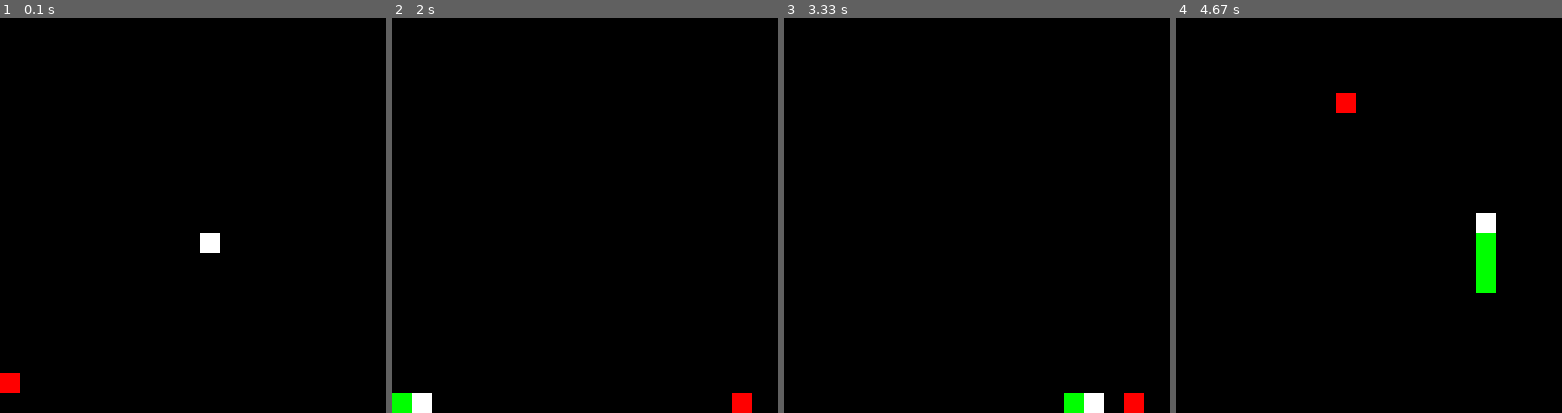
Above: before the commit, frames 1-4 (left to right).
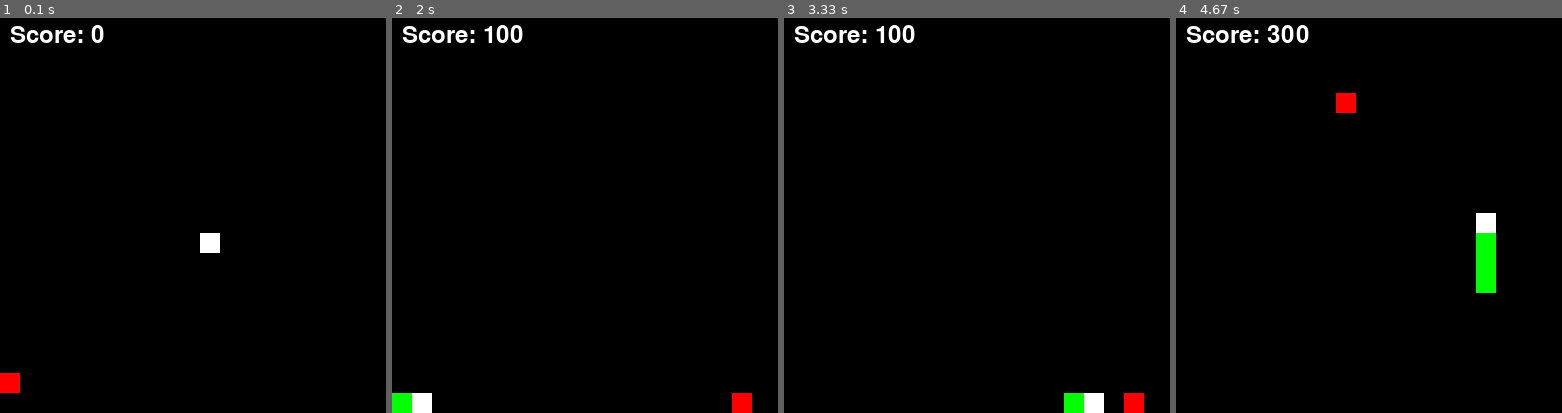
Above: after the commit, the same moments.

Repository: aaasco/pygame_snake
Game: pygame game, started from snake.py
Two runs of this game, one before a commit and one after it. Both use one fixed random seed, a clock stepped at 60 frames per second and the inputs below.
Inputs:
- Up to frame 1 (0.1 s): no input
- Up to frame 2 (2 s): no input
- Up to frame 3 (3.33 s): no input
- Up to frame 4 (4.67 s): no input

The runs differ from the first frame. In frame 1, 0.5% of the frame differs, in the area x 2-27%, y 1-7%; in frame 2, 0.7%; in frame 3, 0.7%; in frame 4, 0.7%, in the area x 2-35%, y 1-7%.

Commit message:
Ajout score, game over & you win
Score limité à 2500, diminution de la vitesse du snake à 5 au lieu de 10

Diff:
--- a/snake.py
+++ b/snake.py
@@ -18,17 +18,18 @@
 GREEN = (0, 255, 0)
 RED = (255, 0, 0)
 
+# Initialisation du jeu
+pygame.init()
+screen = pygame.display.set_mode((WIDTH, HEIGHT))
+pygame.display.set_caption('Snake Game')
+font = pygame.font.Font(None, 36)
+
 def init_game():
-    pygame.init()
-    screen = pygame.display.set_mode((WIDTH, HEIGHT))
-    pygame.display.set_caption('Snake Game')
-
     snake = [(GRID_SIZE // 2, GRID_SIZE // 2)]
     direction = random.choice([UP, DOWN, LEFT, RIGHT])
     food = generate_food(snake)
     score = 0
     running = True
-
     return screen, snake, direction, food, score, running
 
 def generate_food(snake):
@@ -53,13 +54,13 @@
 
     if new_head == food:
         food = generate_food(snake)
-        score += 1
+        score += 100
     else:
         snake.pop()
 
     return snake, food, score, running
 
-def draw(screen, snake, food):
+def draw(screen, snake, food, score, message):
     screen.fill(BLACK)
 
     # Dessiner le serpent
@@ -74,8 +75,17 @@
     fx, fy = food
     pygame.draw.rect(screen, RED, pygame.Rect(fx * CELL_SIZE, fy * CELL_SIZE, CELL_SIZE, CELL_SIZE))
 
+    # Afficher le score
+    score_text = font.render(f"Score: {score}", True, WHITE)
+    screen.blit(score_text, (10, 10))
+
+    # Afficher le message
+    if message:
+        message_text = font.render(message, True, WHITE)
+        text_rect = message_text.get_rect(center=(WIDTH // 2, HEIGHT // 2))
+        screen.blit(message_text, text_rect)
+
     pygame.display.flip()
-
 
 def get_best_move(snake, food):
     head_x, head_y = snake[0]
@@ -115,17 +125,27 @@
 def run():
     screen, snake, direction, food, score, running = init_game()
     clock = pygame.time.Clock()
+    message = ""
 
-    while running:
+    while True:
         for event in pygame.event.get():
             if event.type == pygame.QUIT:
+                pygame.quit()
+                return
+            elif event.type == pygame.KEYDOWN and event.key == pygame.K_SPACE and not running:
+                screen, snake, direction, food, score, running = init_game()
+                message = ""
+
+        if running:
+            snake, direction, food, score, running = ai_move(snake, direction, food, score, running)
+            if score >= 2500:
+                message = "You Win!"
                 running = False
+            elif not running:
+                message = "Game Over"
 
-        snake, direction, food, score, running = ai_move(snake, direction, food, score, running)
-        draw(screen, snake, food)
+        draw(screen, snake, food, score, message)
         clock.tick(10)  # 10 FPS
-
-    pygame.quit()
 
 if __name__ == "__main__":
     run()
